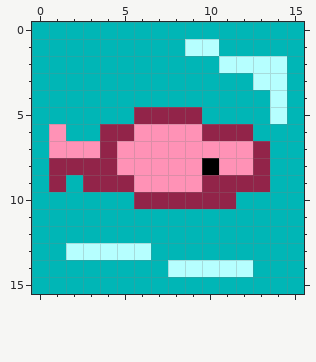
Pixel-art sprite: games/bombfish/gfx/fish.png. The first picture shows the starting point.
The file is 16x16 pixels.
After the commit:
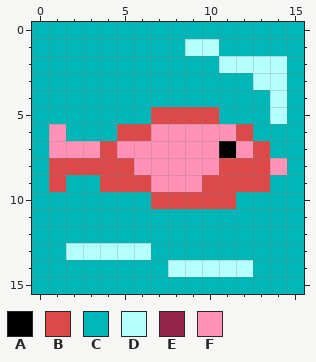
Palette (. is transparent): A #000000  B #db4949  C #00b6b6  D #b6ffff  E #922449  F #ff92b6
Edits made:
@@ x 0..15 @@
  4 CCCCCCCCCCCCCCDC
- 5 CCCCCCEEEECCCCDC
- 6 CFCCEEFFFFEEECCC
- 7 CFFFEFFFFFFFFECC
- 8 CEEEEFFFFFAFFECC
- 9 CECEEEFFFFEEEECC
-10 CCCCCCEEEEEECCCC
+ 5 CCCCCCCBBBBCCCDC
+ 6 CFCCCBBFFFFFBCCC
+ 7 CFFFBFFFFFFAFBCC
+ 8 CBBBBBFFFFFBBBFC
+ 9 CBCCBBBFFFBBBBCC
+10 CCCCCCCBBBBBCCCC
 11 CCCCCCCCCCCCCCCC
Pixel boxes of the changes (left, top, right, bottom) in both pictures:
changed: (49, 107, 287, 209)
